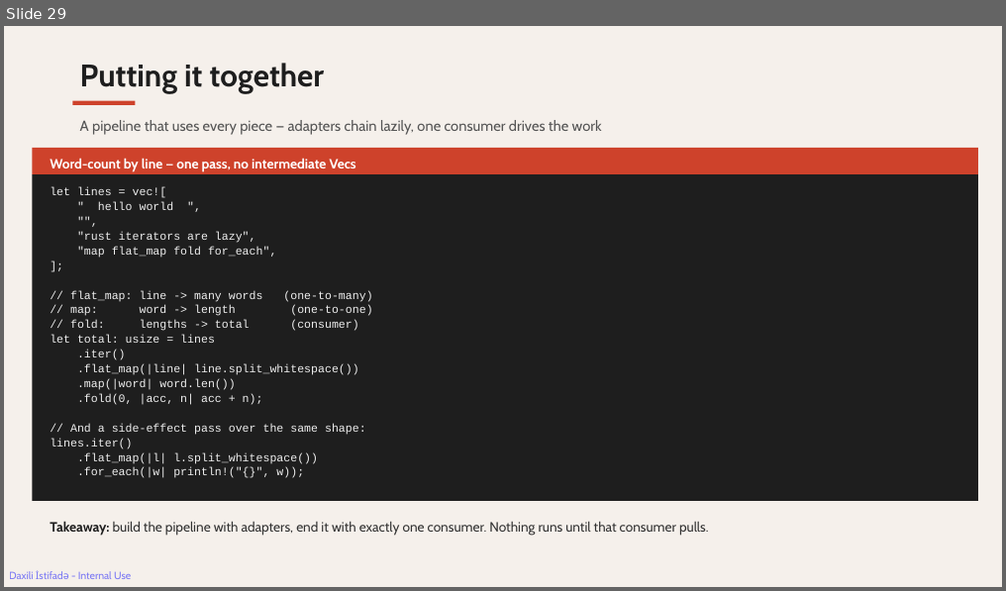
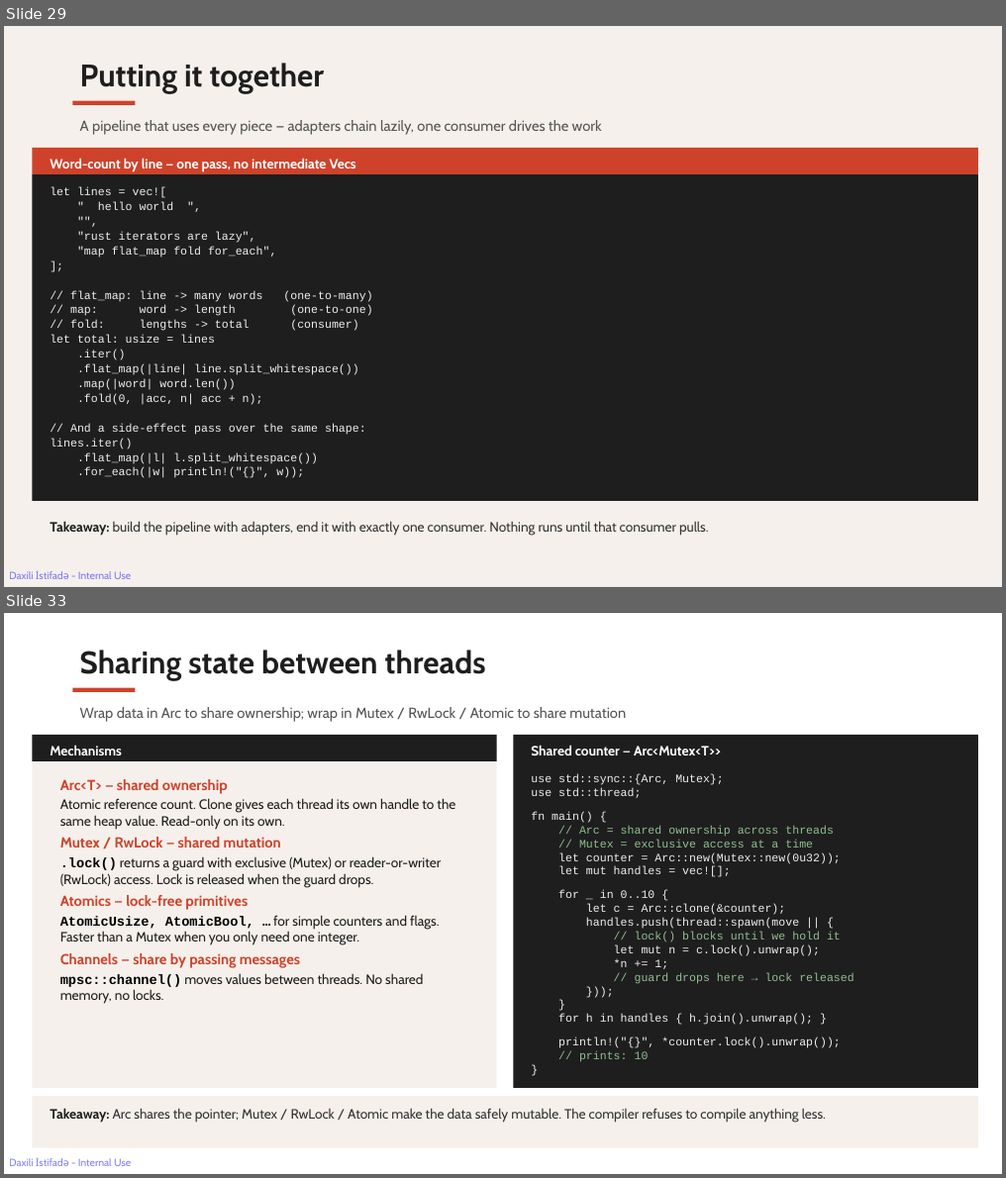
Before and after one commit to rahimahmedov/rust_vs_cpp, a slide deck: rust_friday_session.pptx. Shown one above the other, each under a label of ours: slide 29 before the commit, slides 29 and 33 after it; the slides between them are not shown. The pictures are 1006x591 and 1006x1178 pixels, drawn with LibreOffice and Linux fonts; fonts in the diff are those of the drawing. Boxes give left, top, right and bottom in pixels: in the first picture for what was removed or moved away, otherwise in the second. Text is boxed around its words. In the diff, an @@ line names an element or a change of style, - is before the commit and + after.

```diff
--- a/rust_friday_session.pptx
+++ b/rust_friday_session.pptx
@@ slide 33 added at [4,613,1002,1174], background #FFFFFF; not listed: 1 template element that a slide beside it also shows @@
@@ text added at [80,650,486,680], 30 pt, text #1E1E1E, bold @@
+Sharing state between threads
@@ rectangle added at [73,688,135,692], fill #CE422B @@
@@ text added at [80,707,626,722], 14 pt, text #555555 @@
+Wrap data in Arc to share ownership; wrap in Mutex / RwLock / Atomic to share mutation
@@ rectangle added at [33,735,497,761], fill #1E1E1E @@
@@ text added at [50,745,122,756], 13 pt, text #FFFFFF, bold @@
+Mechanisms
@@ rectangle added at [514,735,979,761], fill #1E1E1E @@
@@ text added at [531,745,721,756], 13 pt, text #FFFFFF, bold @@
+Shared counter — Arc<Mutex<T>>
@@ rectangle added at [33,761,497,1088], fill #F5F0EB @@
@@ text added at [60,779,455,1004], 13 pt, text #1E1E1E @@
+Arc<T> — shared ownership
+Atomic reference count. Clone gives each thread its own handle to the same heap value. Read-only on its own.
+Mutex / RwLock — shared mutation
+.lock() returns a guard with exclusive (Mutex) or reader-or-writer (RwLock) access. Lock is released when the guard drops.
+Atomics — lock-free primitives
+AtomicUsize, AtomicBool, … for simple counters and flags. Faster than a Mutex when you only need one integer.
+Channels — share by passing messages
+mpsc::channel() moves values between threads. No shared memory, no locks.
@@ rectangle added at [514,761,979,1088], fill #1E1E1E @@
@@ text added at [531,774,854,1062], 11 pt, text #EEEEEE @@
+use std::sync::{Arc, Mutex};
+use std::thread;
+fn main() {
+// Arc = shared ownership across threads
+// Mutex = exclusive access at a time
+let counter = Arc::new(Mutex::new(0u32));
+let mut handles = vec![];
+for _ in 0..10 {
+let c = Arc::clone(&counter);
+handles.push(thread::spawn(move || {
+// lock() blocks until we hold it
+let mut n = c.lock().unwrap();
+*n += 1;
+// guard drops here → lock released
+}));
+}
+for h in handles { h.join().unwrap(); }
+println!("{}", *counter.lock().unwrap());
+// prints: 10
+}
@@ rectangle added at [33,1096,979,1149], fill #F5F0EB @@
@@ text added at [50,1108,826,1123], 13 pt, text #333333 @@
+Takeaway: Arc shares the pointer; Mutex / RwLock / Atomic make the data safely mutable. The compiler refuses to compile anything less.
```
Also in this commit, not shown: 1 slide changed, 6 other slides added, 40 other files.
